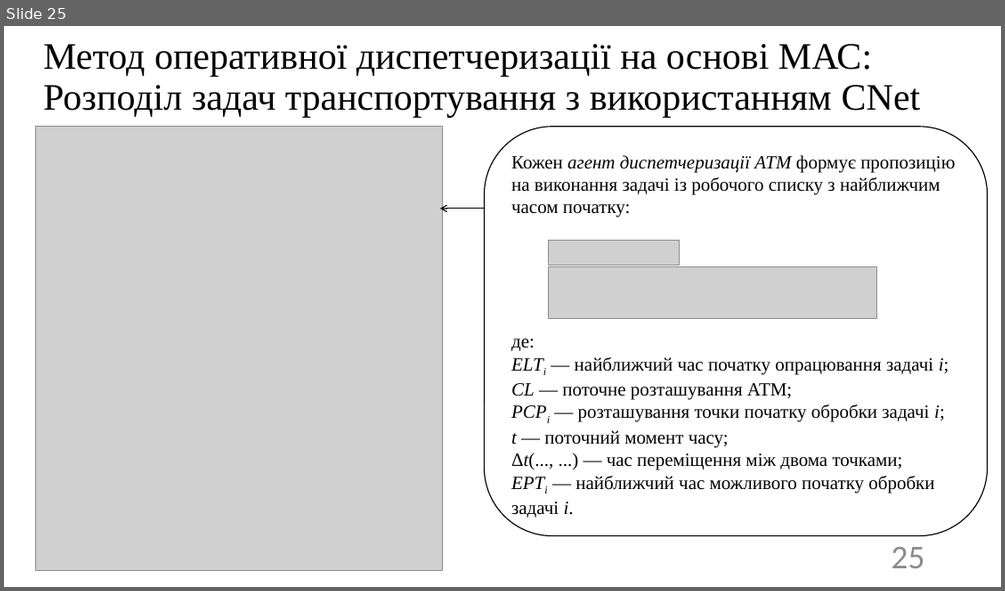
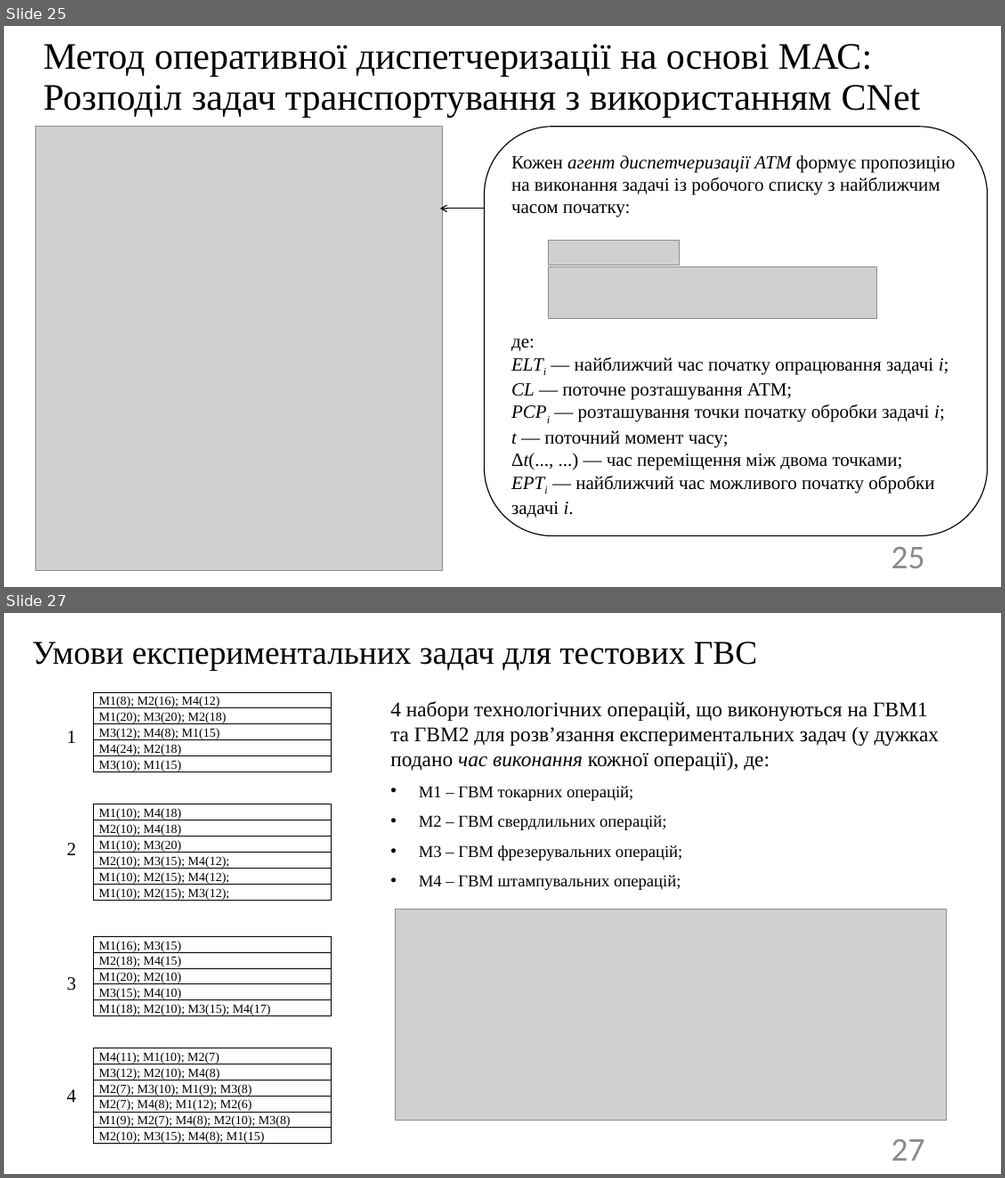
Before and after one commit to SPS-ik/diss, a slide deck: !pres.pptx. Shown one above the other, each under a label of ours: slide 25 before the commit, slides 25 and 27 after it; the slides between them are not shown. The pictures are 1005x591 and 1005x1178 pixels, drawn with LibreOffice and Linux fonts; fonts in the diff are those of the drawing; grey boxes stand for pictures. Boxes give left, top, right and bottom in pixels: in the first picture for what was removed or moved away, otherwise in the second. Text is boxed around its words. In the diff, an @@ line names an element or a change of style, - is before the commit and + after.

```diff
--- a/!pres.pptx
+++ b/!pres.pptx
@@ slide 27 added at (4, 613, 1001, 1174), background #FFFFFF @@
@@ title added at (32, 641, 757, 671), 32 pt, text #000000 @@
+Умови експериментальних задач для тестових ГВС
@@ table added at (93, 692, 331, 779), 5 rows, 1 columns @@
+М1(8); М2(16); М4(12)
+М1(20); М3(20); М2(18)
+М3(12); М4(8); М1(15)
+М4(24); М2(18)
+М3(10); М1(15)
@@ text added at (390, 701, 938, 890), 20 pt, text #000000 @@
+4 набори технологічних операцій, що виконуються на ГВМ1 та ГВМ2 для розв’язання експериментальних задач (у дужках подано час виконання кожної операції), де:
+• М1 – ГВМ токарних операцій;
+• М2 – ГВМ свердлильних операцій;
+• М3 – ГВМ фрезерувальних операцій;
+• М4 – ГВМ штампувальних операцій;
@@ text added at (67, 730, 76, 1102), 18 pt, text #000000 @@
+1
+2
+3
+4
@@ table added at (93, 804, 331, 908), 6 rows, 1 columns @@
+М1(10); М4(18)
+М2(10); М4(18)
+М1(10); М3(20)
+М2(10); М3(15); М4(12);
+М1(10); М2(15); М4(12);
+М1(10); М2(15); М3(12);
@@ picture added at (395, 908, 947, 1120) @@
@@ table added at (93, 936, 331, 1022), 5 rows, 1 columns @@
+М1(16); М3(15)
+М2(18); М4(15)
+М1(20); М2(10)
+М3(15); М4(10)
+М1(18); М2(10); М3(15); М4(17)
@@ table added at (93, 1048, 331, 1151), 6 rows, 1 columns @@
+М4(11); М1(10); М2(7)
+М3(12); М2(10); М4(8)
+М2(7); М3(10); М1(9); М3(8)
+М2(7); М4(8); М1(12); М2(6)
+М1(9); М2(7); М4(8); М2(10); М3(8)
+М2(10); М3(15); М4(8); М1(15)
@@ page number added at (891, 1139, 925, 1160), 32 pt, text #8C8C8C @@
+27
```
Also in this commit, not shown: 12 slides changed, 1 other slide added, 2 slides removed, 5 other files.
